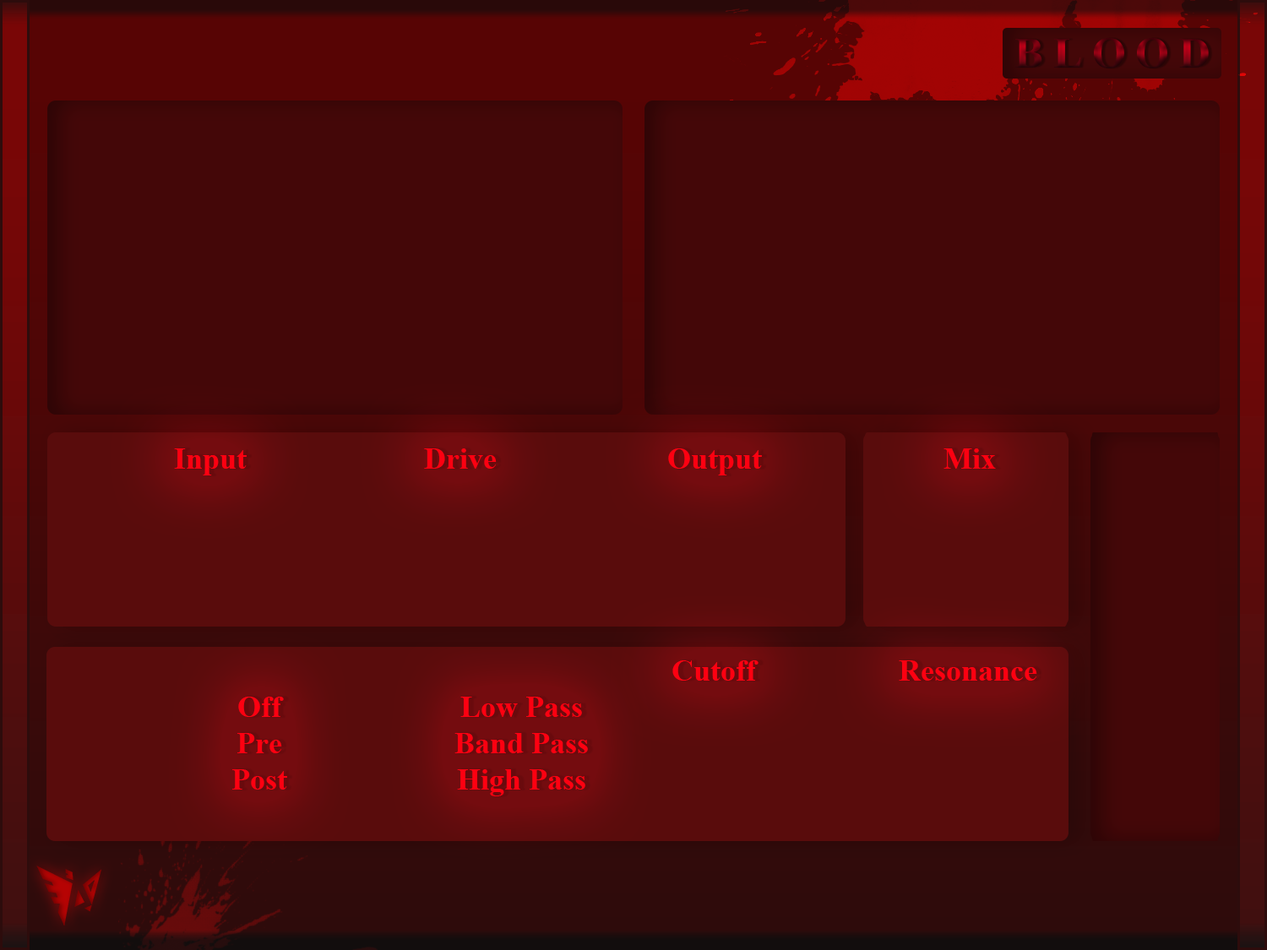
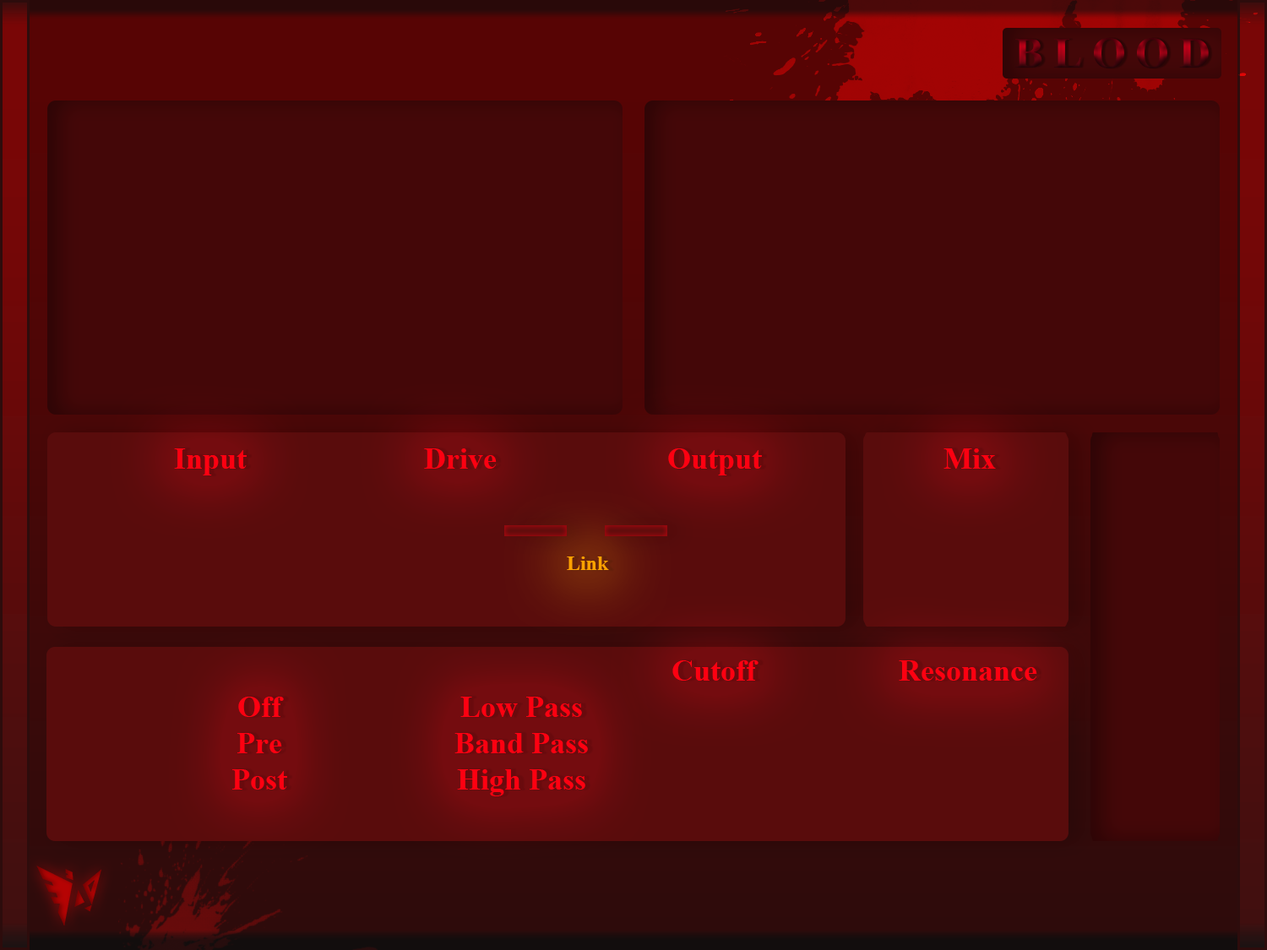
Before/after of a 1267×950 layered artwork. What changed in the layer stack:
added layer "矩形 1" (1st of 2) above "矩形 1" over left=604, top=525, right=668, bottom=537
added layer "矩形 1" (2nd of 2) above "Resonance" over left=504, top=525, right=567, bottom=537
added layer "Link" above "Output" over left=566, top=556, right=609, bottom=571
